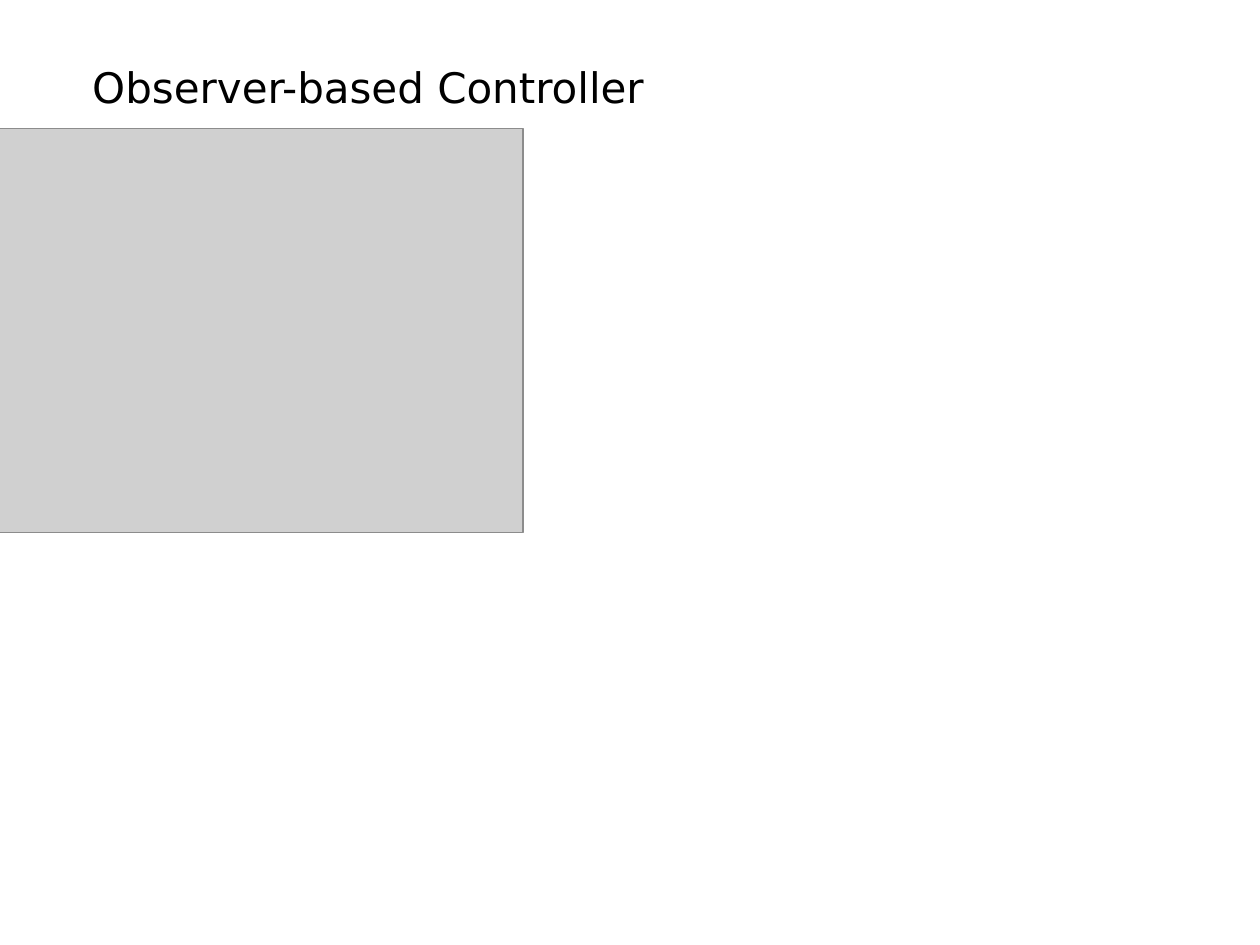
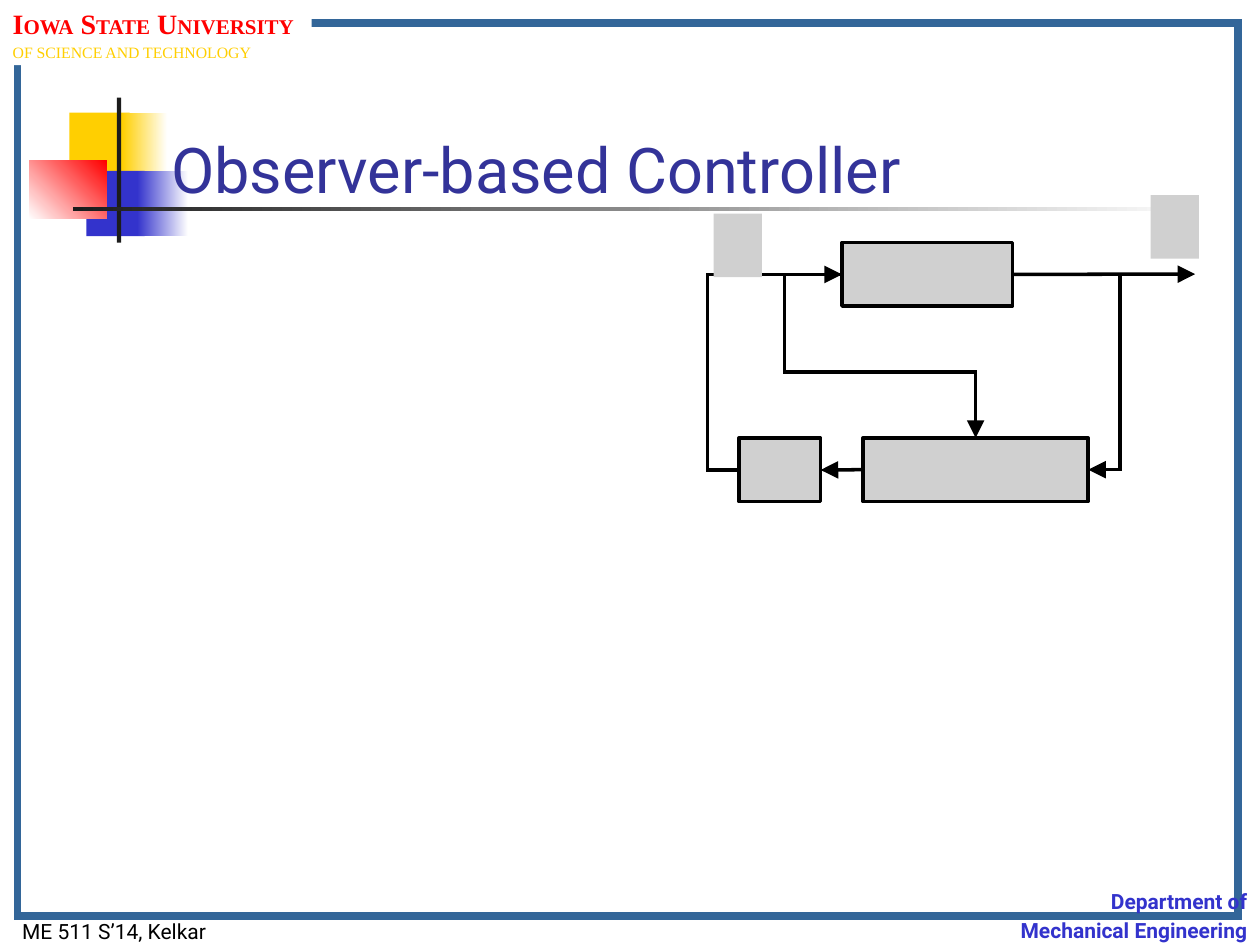
Before and after one commit to jasonnicholson/ME_511_Spring_2014_Lectures, a slide deck: slide 11 of me511_S14__Lect.Notes_Set10.pptm. Drawn at 1260x945 pixels with LibreOffice and Linux fonts; fonts in the diff are those of the drawing; grey boxes stand for pictures; background and template pictures are left out. Boxes give left, top, right and bottom in pixels: in the first picture for what was removed or moved away, otherwise in the second. Text is boxed around its words. In the diff, an @@ line names an element or a change of style, - is before the commit and + after.

```diff
--- a/me511_S14__Lect.Notes_Set10.pptm
+++ b/me511_S14__Lect.Notes_Set10.pptm
@@ rectangle added at (x1=18, y1=23, x2=1239, y2=915), outline #336699 4.5 pt @@
@@ text added at (x1=13, y1=47, x2=251, y2=58), 9 pt, text #FFCF01 @@
+IOWA STATE UNIVERSITY
+OF SCIENCE AND TECHNOLOGY
@@ title "Observer-based Controller" moved from (x1=92, y1=71, x2=644, y2=104) to (x1=171, y1=145, x2=900, y2=208) @@
@@ title "Observer-based Controller" at (x1=171, y1=145, x2=900, y2=208): size 24 to 36 pt, font DejaVu Sans to Roboto, text colour #000000 to #333399; line spacing 0.95 to 1; vertical alignment top to bottom @@
@@ rectangle added at (x1=69, y1=112, x2=130, y2=178), fill #FFCF01 @@
@@ rectangle added at (x1=117, y1=98, x2=121, y2=243), fill #1C1C1C @@
@@ rectangle added at (x1=122, y1=112, x2=168, y2=178), fill gradient #FFCF01 to #FFFFFF @@
@@ picture removed at (x1=0, y1=129, x2=523, y2=533) @@
@@ rectangle added at (x1=29, y1=161, x2=106, y2=219), fill gradient #FFFFFF to #FF0000 @@
@@ rectangle added at (x1=87, y1=171, x2=145, y2=237), fill #3333CC @@
@@ rectangle added at (x1=137, y1=171, x2=188, y2=237), fill gradient #3333CC to #FFFFFF @@
@@ rectangle added at (x1=73, y1=207, x2=1207, y2=210), fill gradient #1C1C1C to #FFFFFF @@
@@ group added at (x1=708, y1=195, x2=1198, y2=501): 5 pictures, 3 elbow arrows, 2 arrows @@
@@ text added at (x1=1021, y1=889, x2=1247, y2=943), 12 pt, text #3333CC, bold @@
+Department of
+Mechanical Engineering
@@ text added at (x1=22, y1=923, x2=206, y2=942), 12 pt, text #000000 @@
+ME 511 S’14, Kelkar
```
Also in this commit, not shown: 13 other slides changed, 1 other file.
